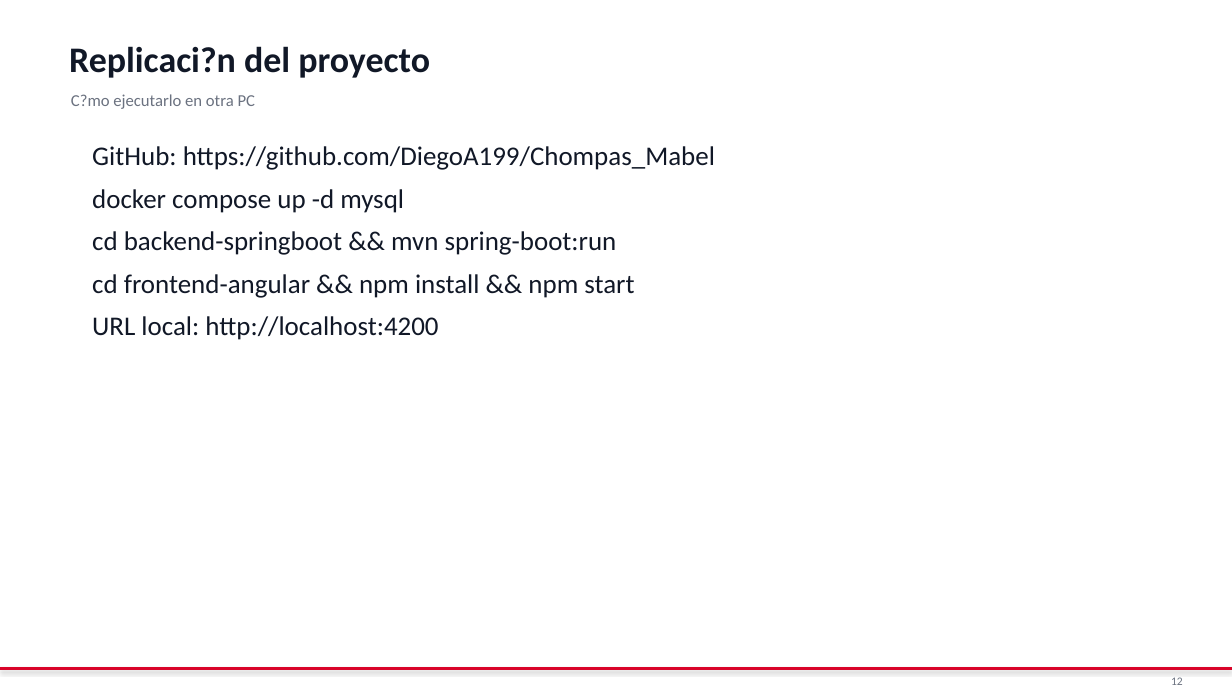
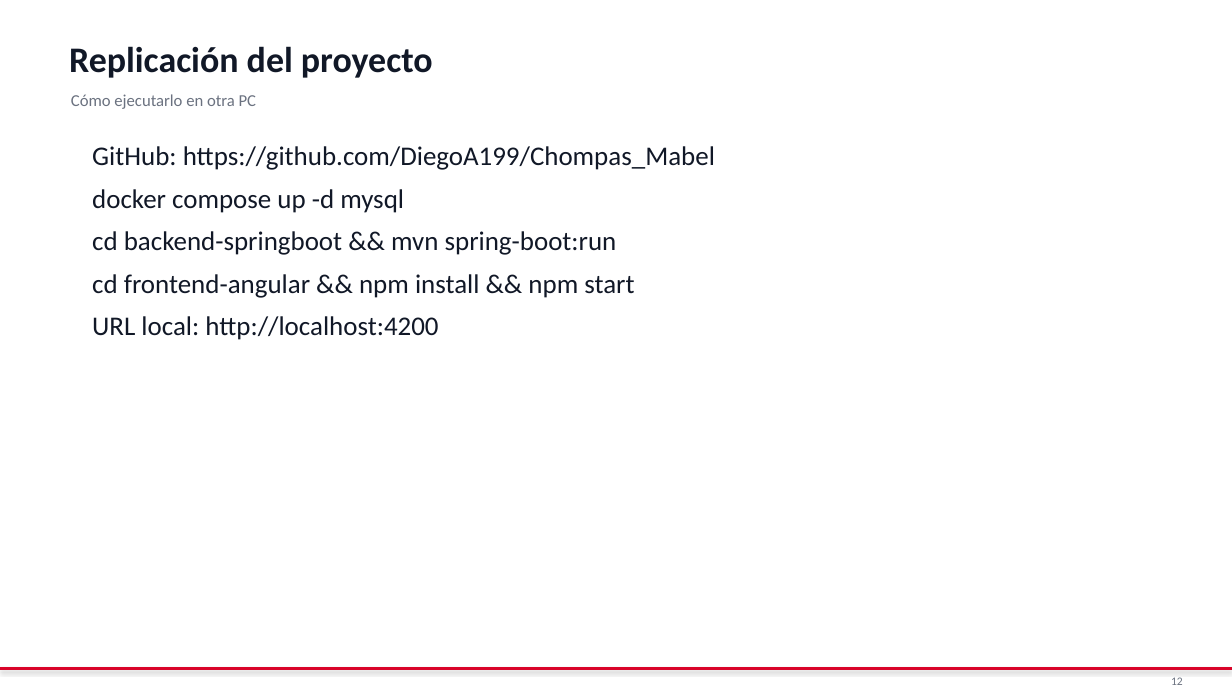
Before and after one commit to DiegoA199/Chompas_Mabel, a slide deck: slide 12 of docs/entregables/Presentacion_Chompas_Mabel.pptx. Drawn at 1232x693 pixels with LibreOffice and Linux fonts; fonts in the diff are those of the drawing. Boxes give left, top, right and bottom in pixels: in the first picture for what was removed or moved away, otherwise in the second. Text is boxed around its words. In the diff, an @@ line names an element or a change of style, - is before the commit and + after.

```diff
--- a/docs/entregables/Presentacion_Chompas_Mabel.pptx
+++ b/docs/entregables/Presentacion_Chompas_Mabel.pptx
@@ text at [69,46,433,78]: text changed @@
-Replicaci?n del proyecto
+Replicación del proyecto
@@ text at [71,94,256,109]: text changed @@
-C?mo ejecutarlo en otra PC
+Cómo ejecutarlo en otra PC
```
Also in this commit, not shown: 10 other slides changed, 2 other files.
